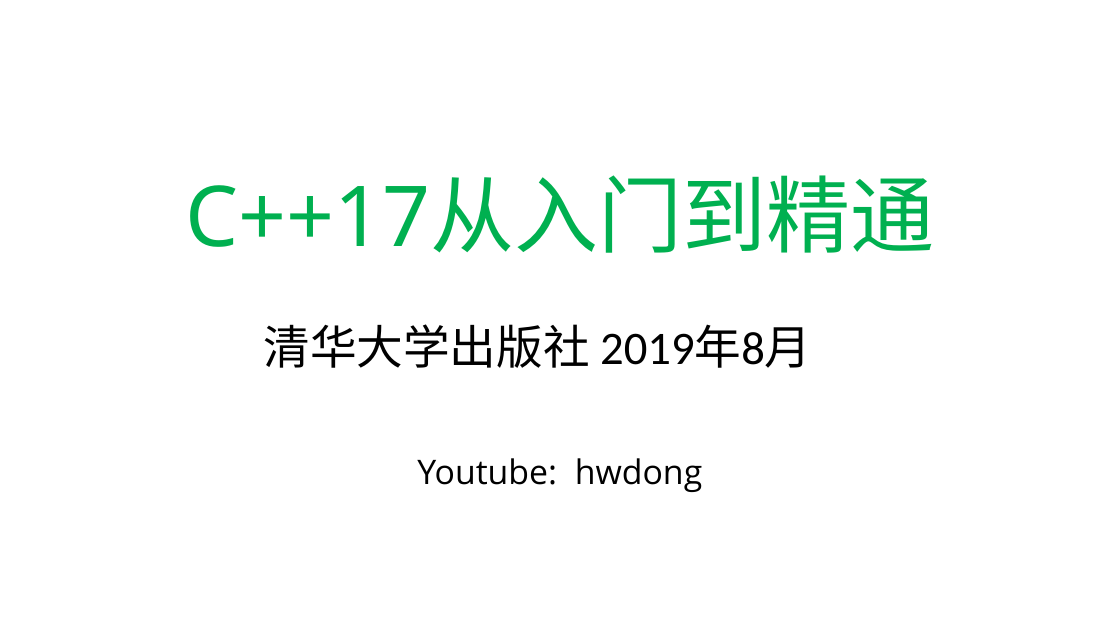
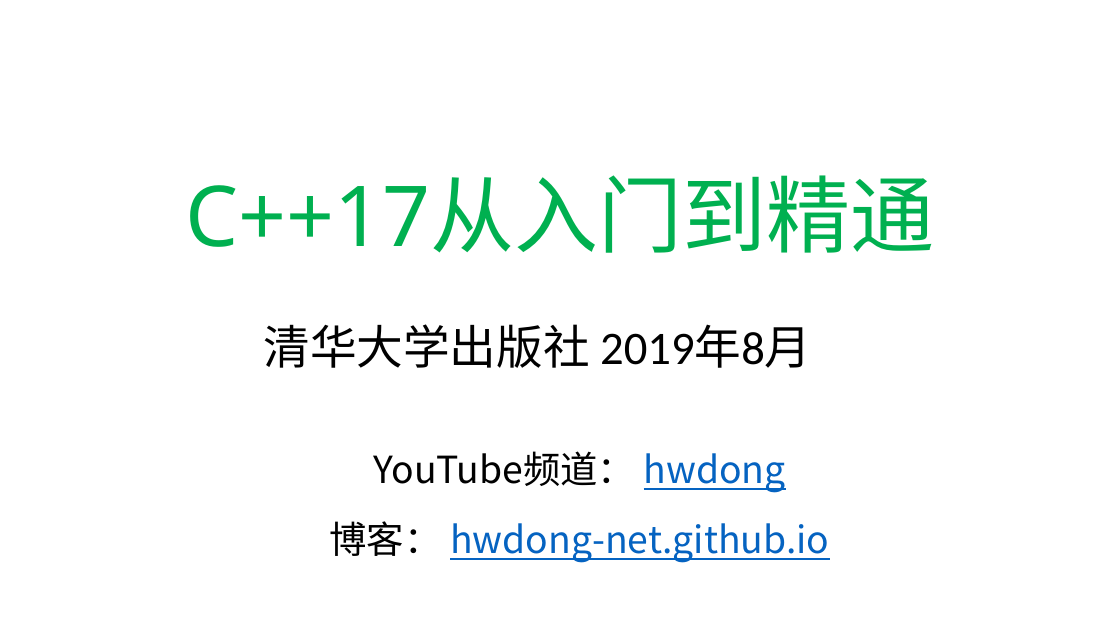
Before and after one commit to hwdong-net/cplusplus17, a slide deck: slide 25 of ppt/1.1 C++语言介绍.pptx (slide 1 before the commit). Drawn at 1120x630 pixels with LibreOffice and Linux fonts; fonts in the diff are those of the drawing. Boxes give left, top, right and bottom in pixels: in the first picture for what was removed or moved away, otherwise in the second. Text is boxed around its words. In the diff, an @@ line names an element or a change of style, - is before the commit and + after.

```diff
--- a/ppt/1.1 C++语言介绍.pptx
+++ b/ppt/1.1 C++语言介绍.pptx
@@ subtitle at bbox=[330, 451, 830, 563]: text changed; size 29 to 32 pt; font Open Sans to Noto Sans CJK SC; text colour #000000 to #0563C1 @@
-Youtube: hwdong
+YouTube频道： hwdong
+博客： hwdong-net.github.io
```
Also in this commit, not shown: 7 other slides changed, 20 slides added, 4 slides removed.
